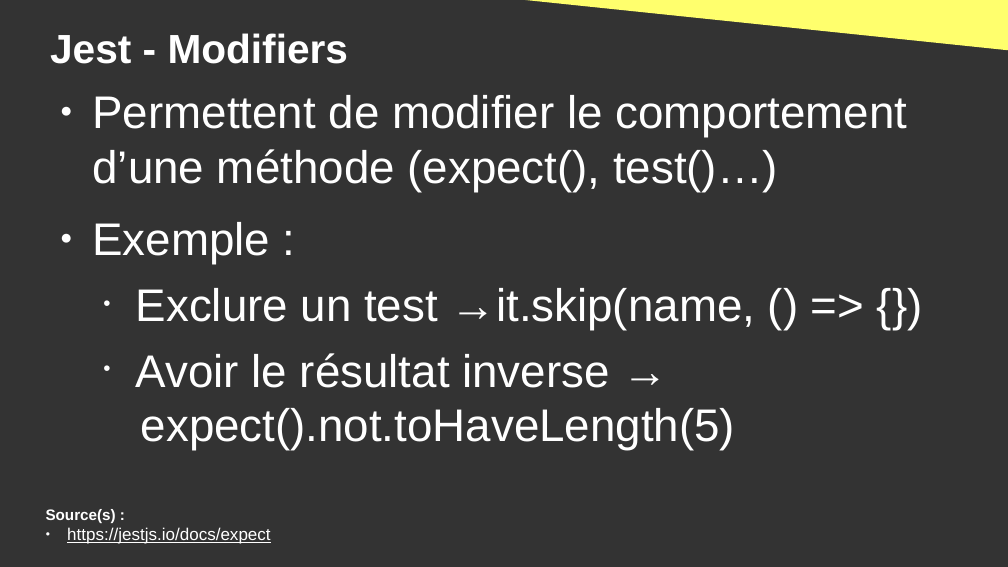
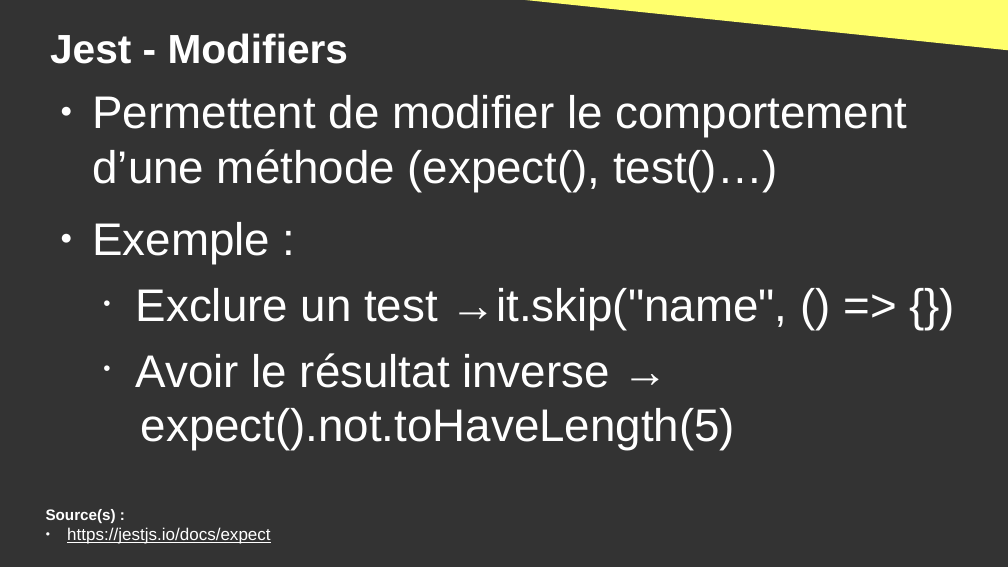
Before and after one commit to DanYellow/cours, a slide deck: slide 25 of developpement-front-s5/travaux-pratiques/numero-1/presentation.odp. Drawn at 1008x567 pixels with LibreOffice and Linux fonts; fonts in the diff are those of the drawing. Boxes give left, top, right and bottom in pixels: in the first picture for what was removed or moved away, otherwise in the second. Text is boxed around its words. In the diff, an @@ line names an element or a change of style, - is before the commit and + after.

```diff
--- a/developpement-front-s5/travaux-pratiques/numero-1/presentation.odp
+++ b/developpement-front-s5/travaux-pratiques/numero-1/presentation.odp
@@ text at [136, 288, 788, 330]: text changed @@
-  • Exclure un test →it.skip(name, () => {})
+  • Exclure un test →it.skip("name", () => {})
```
Also in this commit, not shown: 2 other slides changed, 1 slide added, 2 other files.
